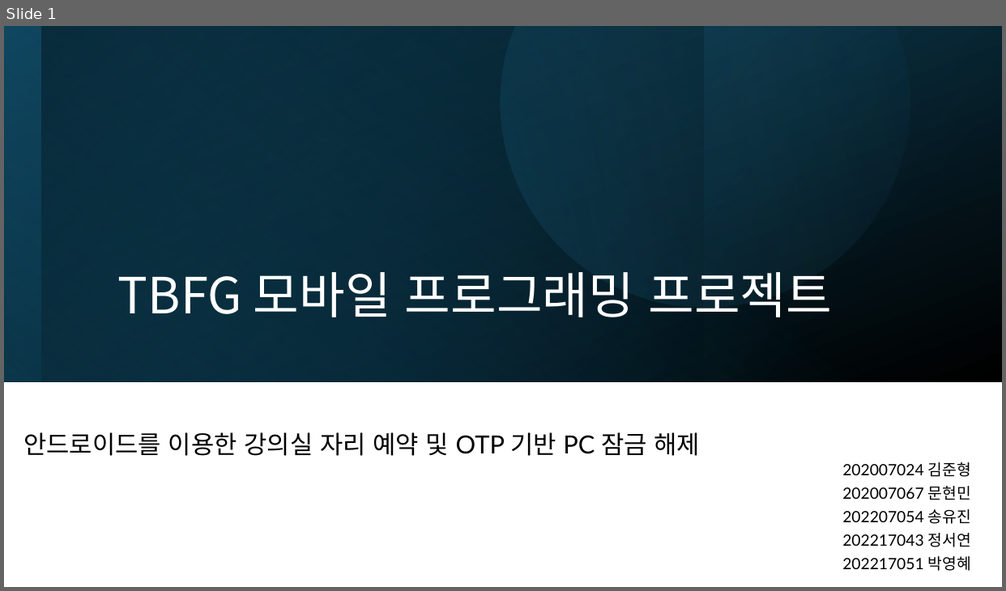
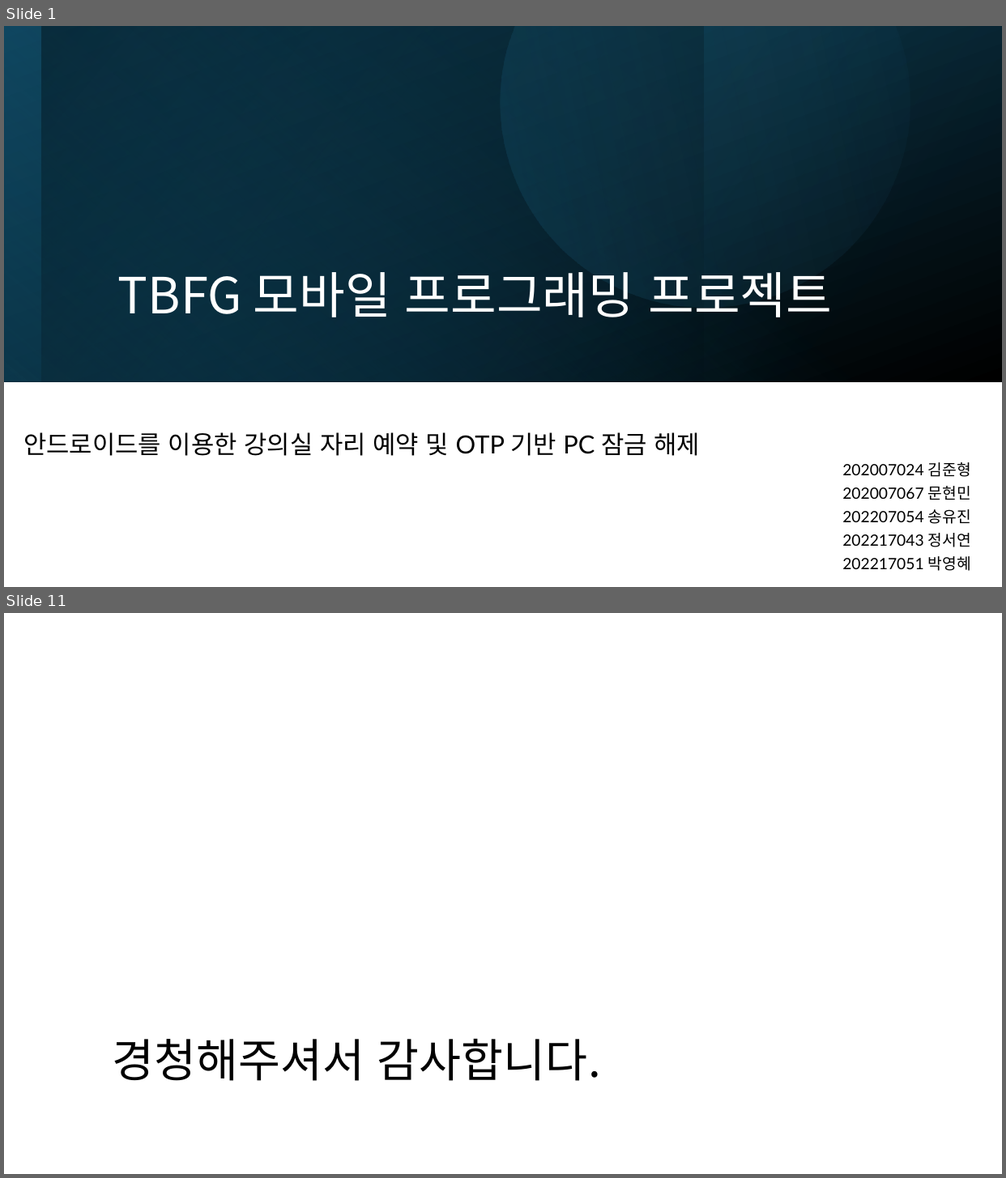
Before and after one commit to kjunh972/TBFG, a slide deck: doc/TBFG 모바일 프로젝트.pptx. Shown one above the other, each under a label of ours: slide 1 before the commit, slides 1 and 11 after it; the slides between them are not shown. The pictures are 1006x591 and 1006x1178 pixels, drawn with LibreOffice and Linux fonts; fonts in the diff are those of the drawing. Boxes give left, top, right and bottom in pixels: in the first picture for what was removed or moved away, otherwise in the second. Text is boxed around its words. In the diff, an @@ line names an element or a change of style, - is before the commit and + after.

```diff
--- a/doc/TBFG 모바일 프로젝트.pptx
+++ b/doc/TBFG 모바일 프로젝트.pptx
@@ slide 11 added at box(4, 613, 1002, 1174), background #FFFFFF @@
@@ title added at box(112, 1039, 601, 1081), 44 pt, text #000000 @@
+경청해주셔서 감사합니다.
```
Also in this commit, not shown: 8 slides changed, 1 other slide added.
